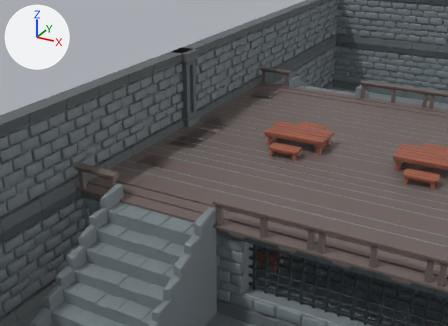
The glTF model frontend/src/models/dungeon.glb, before and after one commit.
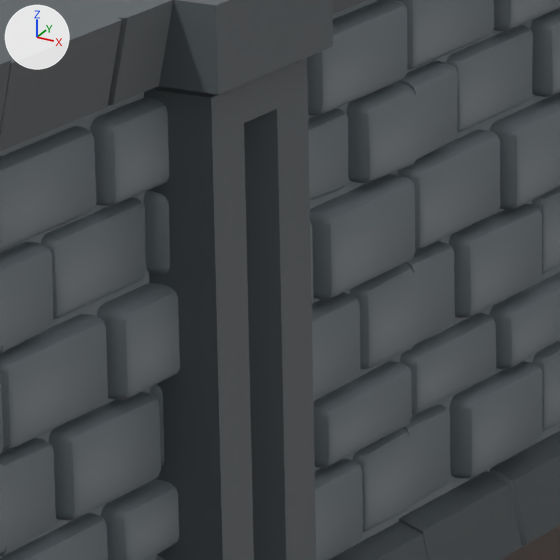
Each version is shown from a 50 mm lens placed at (2.4, -26.52, 16.49), pointed at (-11.79, -0.71, 3.59), then close up on the part from 37% to 49% of the width and 16% to 33% of the height. Every picture has the same lights, and +X, +Y and +Z are marked at upper left. Objects named as collision shapes, trigger or cutter boxes, shadow casters or lower levels of detail are left out. Where no turn or scale is listed for an object, it has been applied to the vertices.

The first close-up shows 'wallSingle.049', 'wallSingle.052', 'wallSingle_decorationB'.
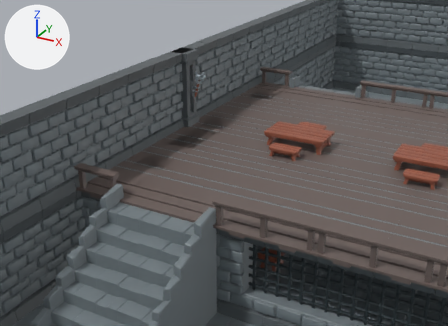
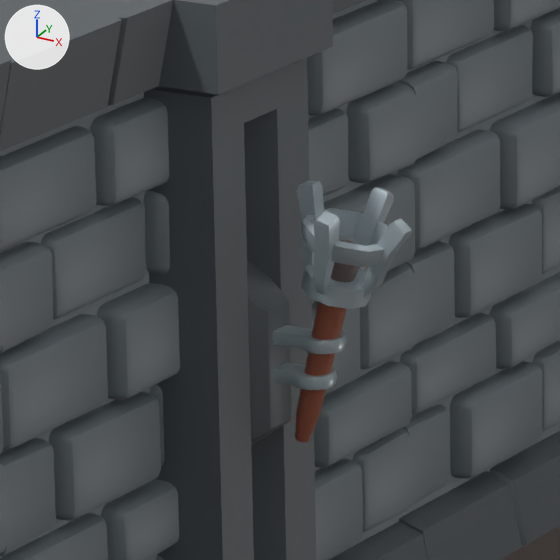
Diff of the bpy script that builds the scene:
```diff
--- a/frontend/src/models/dungeon.glb.py
+++ b/frontend/src/models/dungeon.glb.py
@@ ob_torch_3 @@
+ob_torch_3 = bpy.data.objects.new('Torch.3', me_cylinder_040)
+ob_torch_3.location = (-14.195, 0.0, 7.0)
+ob_torch_3.rotation_euler = (1.571, 0.0, 1.571)  # degrees (90, 0, 90)
```

Boxes (x1, y1, x2, y2) around the edits, measured in the close-ups (560 x 560 px):
'Torch.3', added: after (247, 181, 412, 445)
